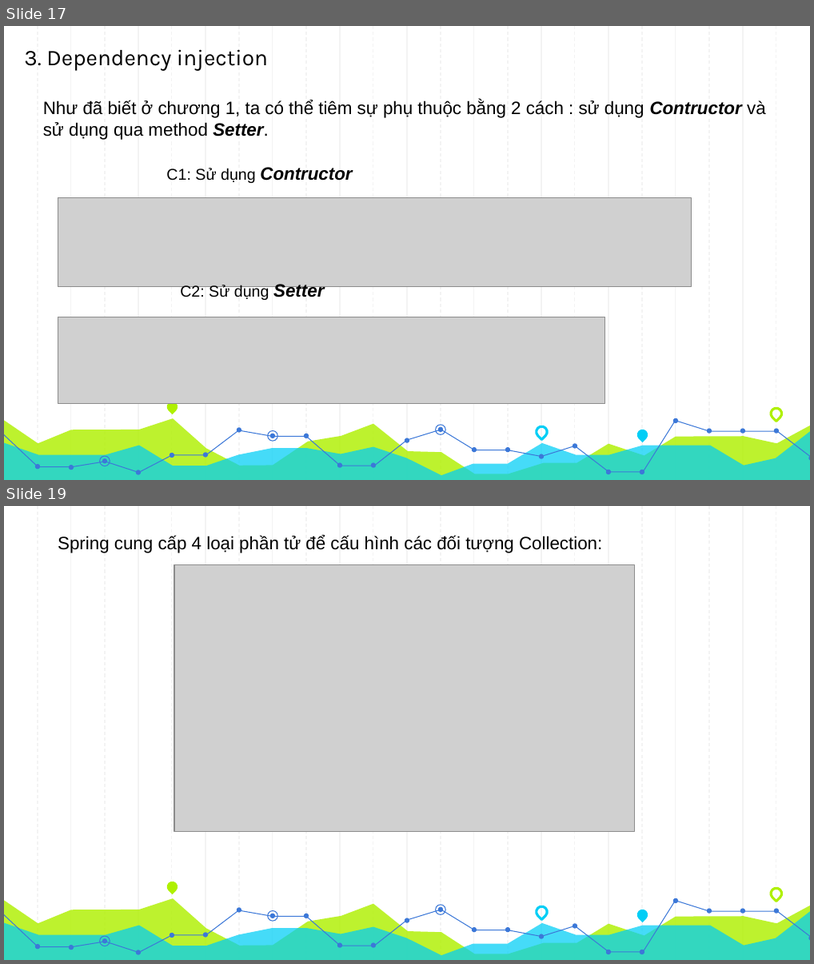
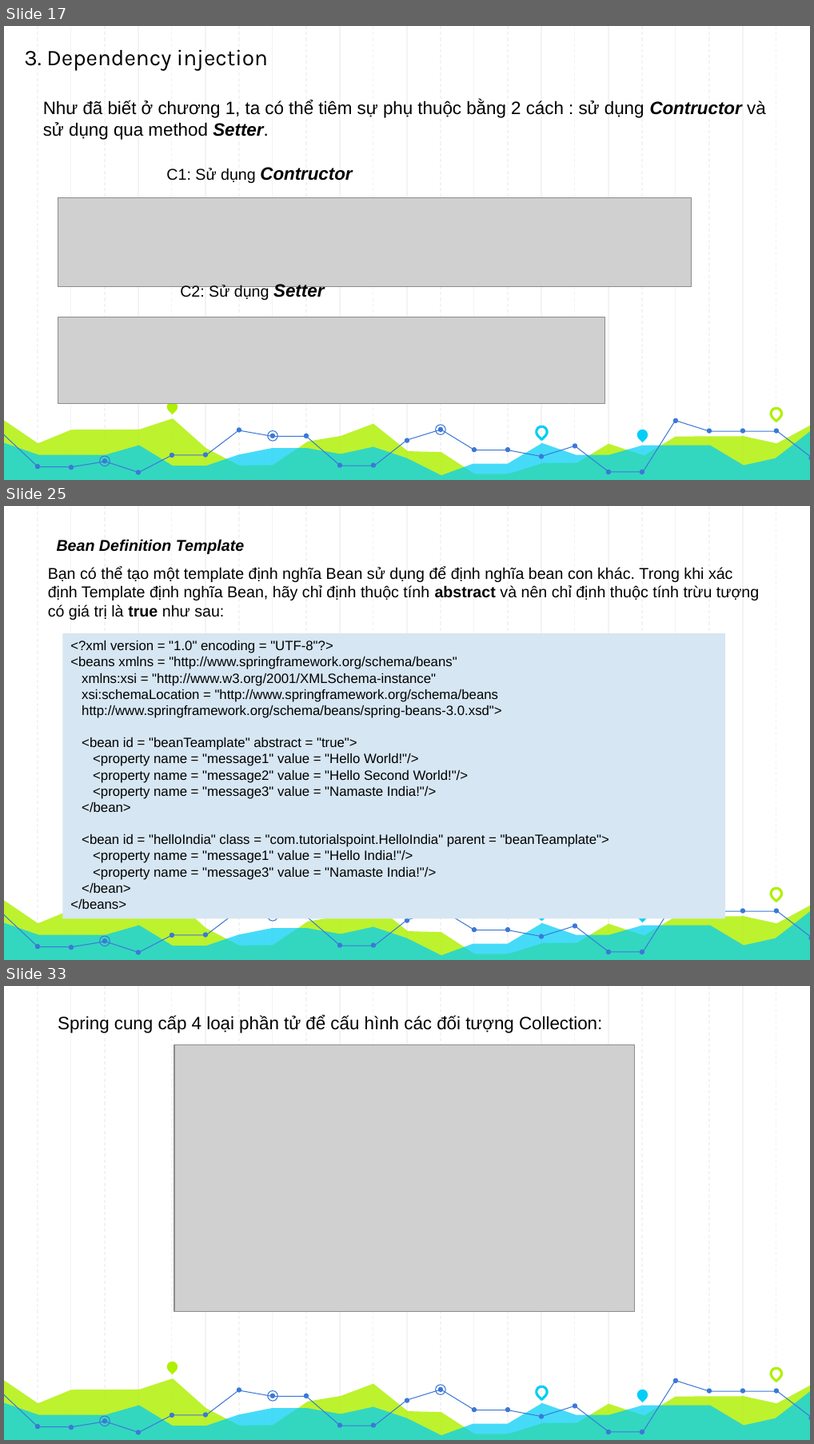
Before and after one commit to thanh13hc/my-first-project, a slide deck: Spring Core.pptx. Shown one above the other, each under a label of ours: slides 17 and 19 before the commit, slides 17, 25 and 33 after it; the slides between them are not shown. The pictures are 814x964 and 814x1444 pixels, drawn with LibreOffice and Linux fonts; fonts in the diff are those of the drawing; grey boxes stand for pictures. Boxes give left, top, right and bottom in pixels: in the first picture for what was removed or moved away, otherwise in the second. Text is boxed around its words. In the diff, an @@ line names an element or a change of style, - is before the commit and + after.

```diff
--- a/Spring Core.pptx
+++ b/Spring Core.pptx
@@ slide 25 added at [4, 506, 810, 960], background #FFFFFF; not listed: 53 template elements that a slide beside it also shows @@
@@ text added at [57, 539, 244, 554], 14 pt, text #000000, bold, italic @@
+Bean Definition Template
@@ text added at [48, 566, 759, 620], 14 pt, text #000000 @@
+Bạn có thể tạo một template định nghĩa Bean sử dụng để định nghĩa bean con khác. Trong khi xác định Template định nghĩa Bean, hãy chỉ định thuộc tính abstract và nên chỉ định thuộc tính trừu tượng có giá trị là true như sau:
@@ rectangle added at [63, 633, 726, 918], fill #D6E6F2, 12 pt, text #000000 @@
+<?xml version = "1.0" encoding = "UTF-8"?>
+<beans xmlns = "http://www.springframework.org/schema/beans"
+xmlns:xsi = "http://www.w3.org/2001/XMLSchema-instance"
+xsi:schemaLocation = "http://www.springframework.org/schema/beans
+http://www.springframework.org/schema/beans/spring-beans-3.0.xsd">
+<bean id = "beanTeamplate" abstract = "true">
+<property name = "message1" value = "Hello World!"/>
+<property name = "message2" value = "Hello Second World!"/>
+<property name = "message3" value = "Namaste India!"/>
+</bean>
+<bean id = "helloIndia" class = "com.tutorialspoint.HelloIndia" parent = "beanTeamplate">
+<property name = "message1" value = "Hello India!"/>
+<property name = "message3" value = "Namaste India!"/>
+</bean>
+</beans>
@@ what was slide 19 is now slide 33 @@
```
Also in this commit, not shown: 8 slides changed, 23 other slides added, 3 other files.
